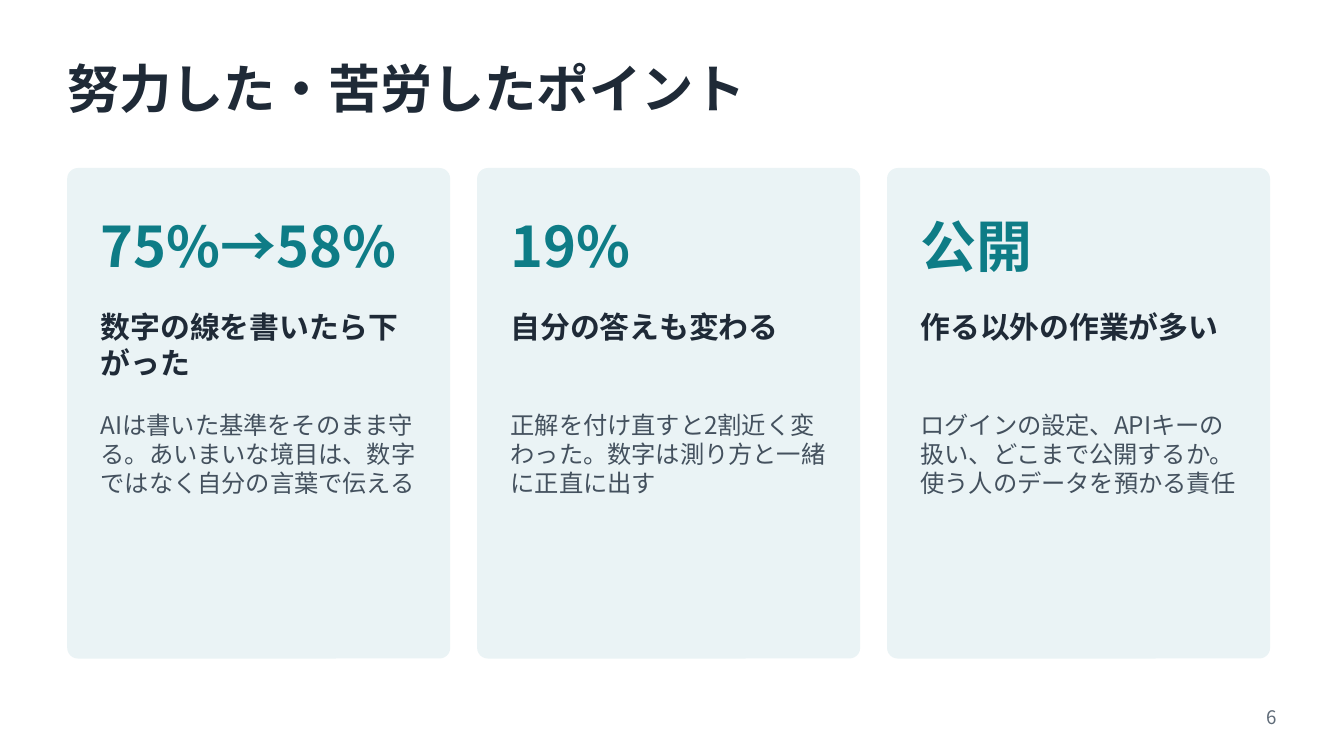
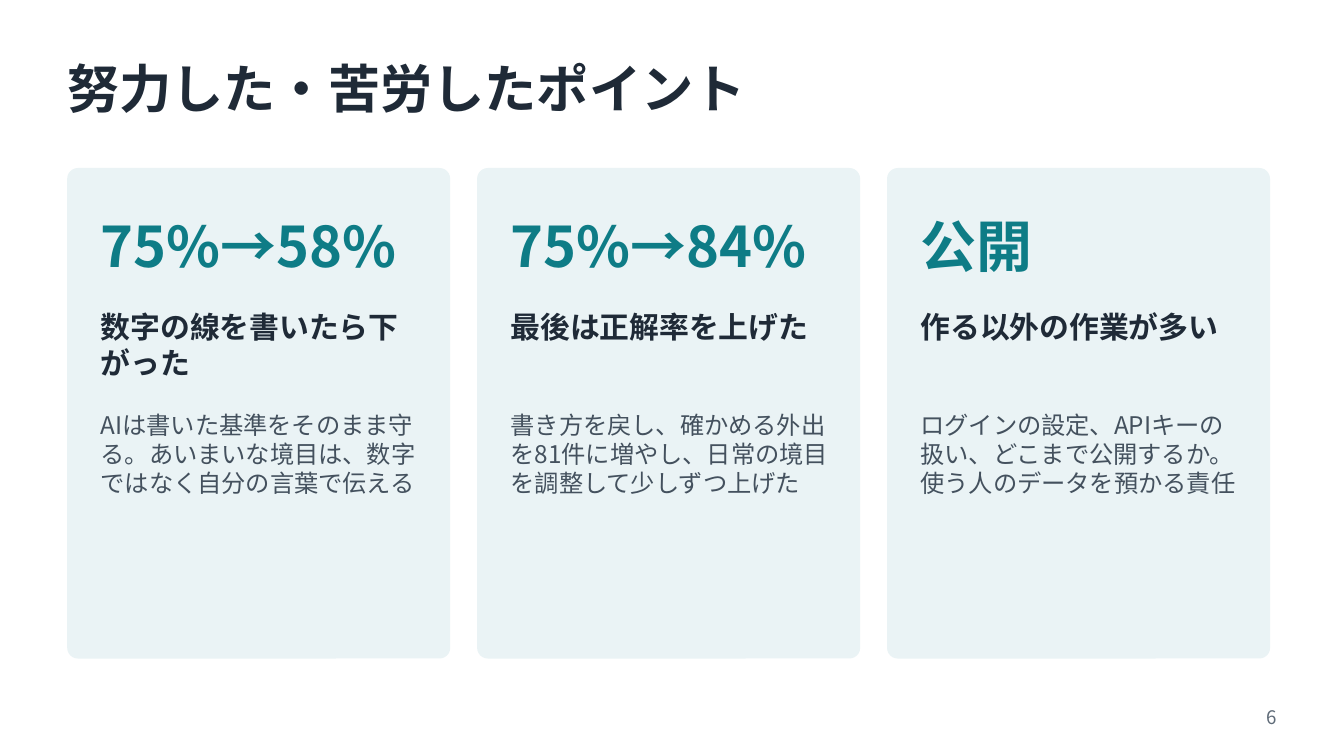
Before and after one commit to ken14121/nextjs-supabase-auth-practice, a slide deck: slide 6 of docs/reports/presentation-2026-11-24.pptx. Drawn at 1344x756 pixels with LibreOffice and Linux fonts; fonts in the diff are those of the drawing. Boxes give left, top, right and bottom in pixels: in the first picture for what was removed or moved away, otherwise in the second. Text is boxed around its words. In the diff, an @@ line names an element or a change of style, - is before the commit and + after.

```diff
--- a/docs/reports/presentation-2026-11-24.pptx
+++ b/docs/reports/presentation-2026-11-24.pptx
@@ text at [511, 224, 807, 268]: text changed @@
-19%
+75%→84%
@@ text at [511, 312, 809, 341]: text changed @@
-自分の答えも変わる
+最後は正解率を上げた
@@ text at [511, 413, 828, 494]: text changed @@
-正解を付け直すと2割近く変わった。数字は測り方と一緒に正直に出す
+書き方を戻し、確かめる外出を81件に増やし、日常の境目を調整して少しずつ上げた
```
Also in this commit, not shown: 1 other slide changed.
